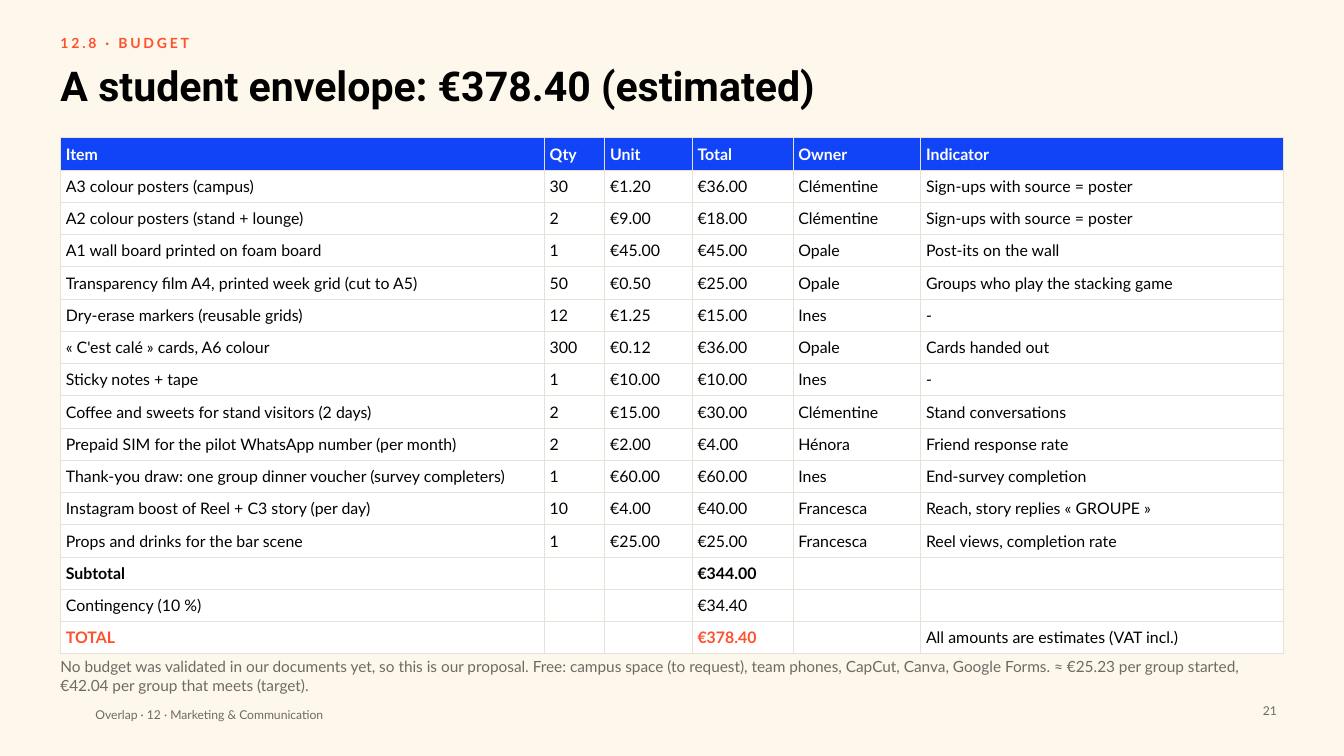
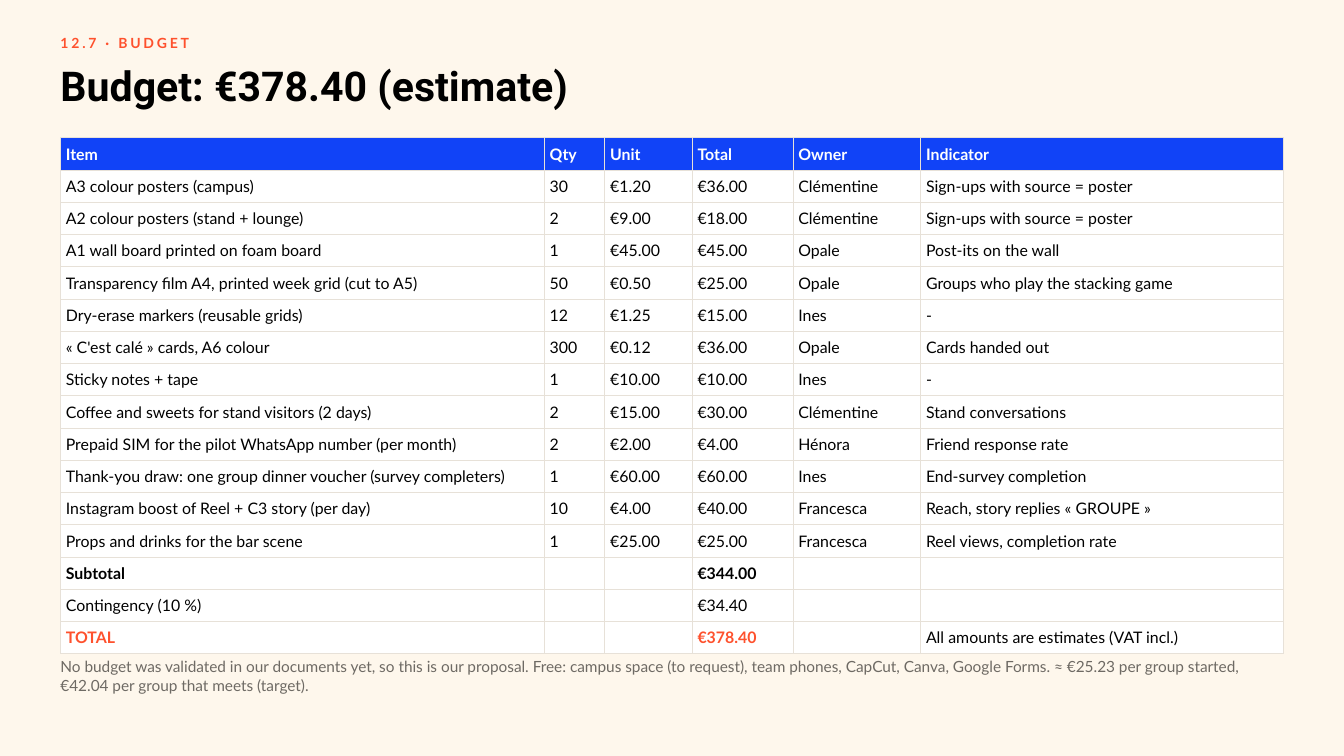
Before and after one commit to clemsnz/Unesco, a slide deck: slide 17 of Overlap_Campagne/Overlap_Marketing_Communication.pptx (slide 21 before the commit). Drawn at 1344x756 pixels with LibreOffice and Linux fonts; fonts in the diff are those of the drawing; background and template pictures are left out. Boxes give left, top, right and bottom in pixels: in the first picture for what was removed or moved away, otherwise in the second. Text is boxed around its words. In the diff, an @@ line names an element or a change of style, - is before the commit and + after.

```diff
--- a/Overlap_Campagne/Overlap_Marketing_Communication.pptx
+++ b/Overlap_Campagne/Overlap_Marketing_Communication.pptx
@@ text at [60, 37, 189, 48]: text changed @@
-12.8 · BUDGET
+12.7 · BUDGET
@@ title at [60, 68, 567, 110]: text changed @@
-A student envelope: €378.40 (estimated)
+Budget: €378.40 (estimate)
@@ text removed at [95, 710, 323, 721] @@
-Overlap · 12 · Marketing & Communication
@@ page number removed at [1263, 706, 1277, 715] @@
-21
```
Also in this commit, not shown: 21 other slides changed, 12 other files.
